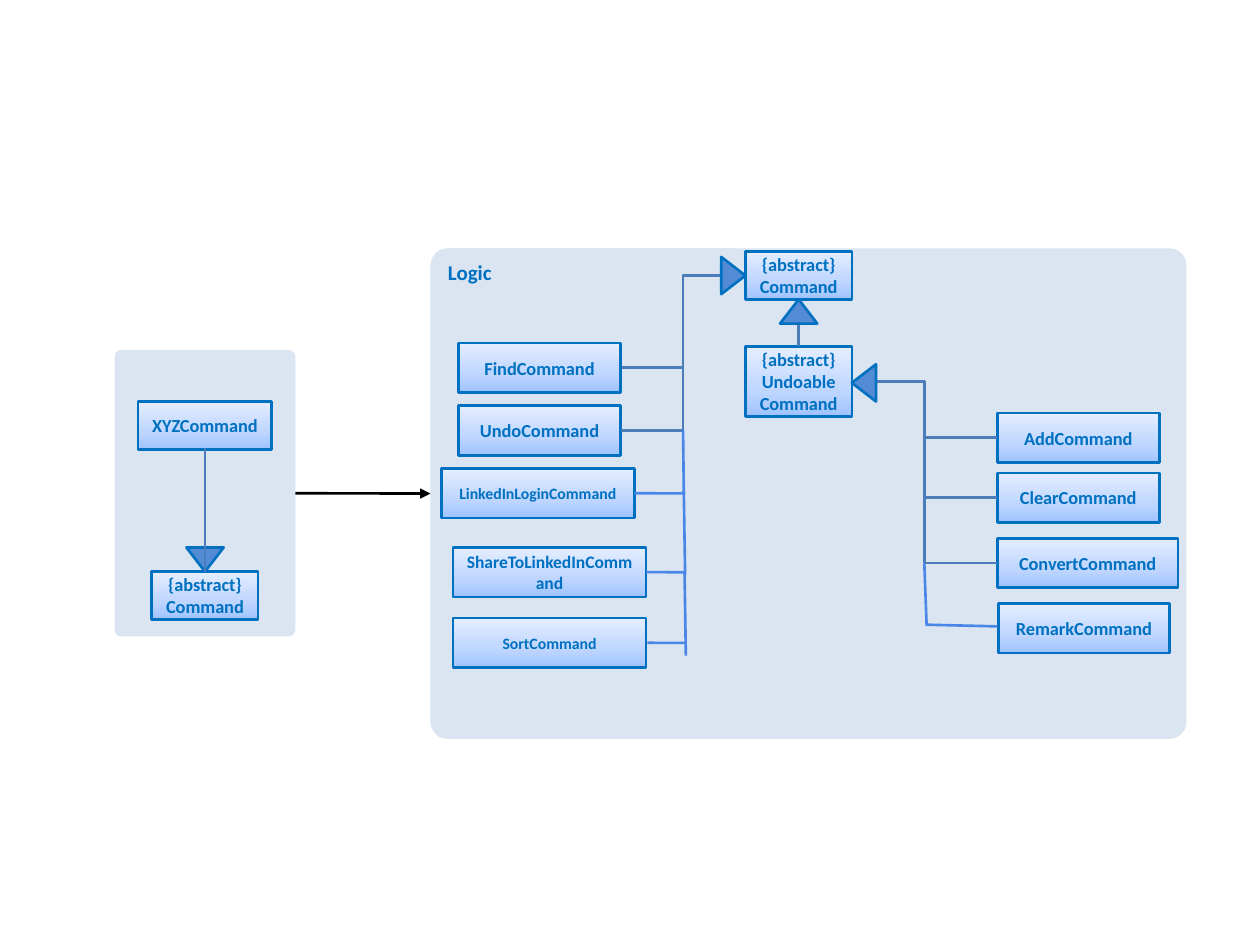
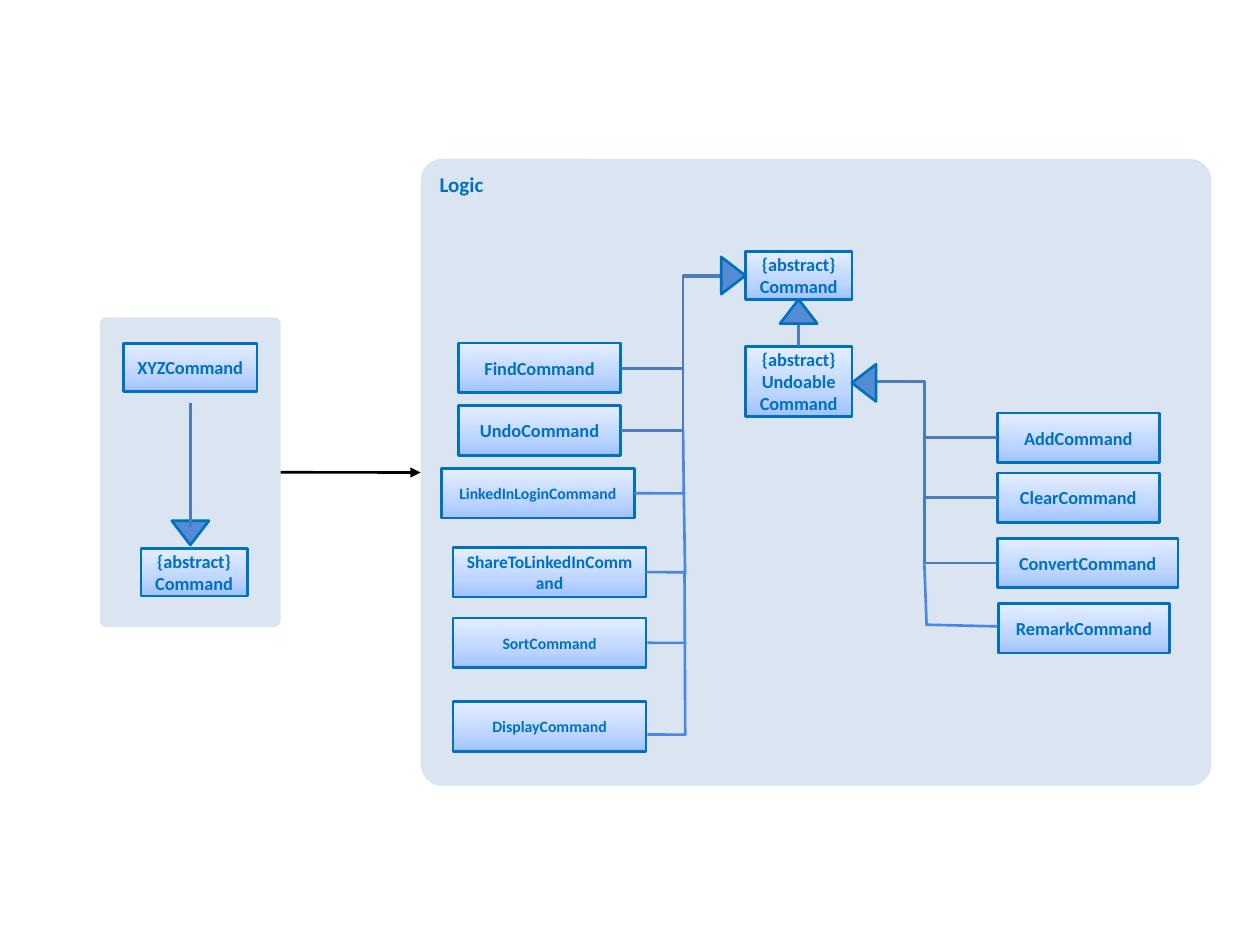
Before and after one commit to zhuleyan/main, a slide deck: slide 1 of docs/diagrams/LogicComponentCommandClassDiagram.pptx. Drawn at 1260x945 pixels with LibreOffice and Linux fonts; fonts in the diff are those of the drawing. Boxes give left, top, right and bottom in pixels: in the first picture for what was removed or moved away, otherwise in the second. Text is boxed around its words. In the diff, an @@ line names an element or a change of style, - is before the commit and + after.

```diff
--- a/docs/diagrams/LogicComponentCommandClassDiagram.pptx
+++ b/docs/diagrams/LogicComponentCommandClassDiagram.pptx
@@ rounded rectangle "Logic": place and size @@
-rounded rectangle "Logic" at (431, 248, 1187, 738)
+rounded rectangle "Logic" at (421, 159, 1212, 786)
@@ rounded rectangle: place and size @@
-rounded rectangle at (115, 350, 295, 636)
+rounded rectangle at (100, 318, 280, 627)
@@ rectangle "XYZCommand": place and size @@
-rectangle "XYZCommand" at (139, 402, 272, 450)
+rectangle "XYZCommand" at (123, 344, 257, 392)
@@ elbow line moved from (205, 572) - (205, 449) to (190, 527) - (190, 403) @@
@@ arrow moved from (431, 494) - (295, 493) to (421, 472) - (281, 472) @@
@@ triangle: place and size @@
-triangle at (186, 547, 224, 571)
+triangle at (171, 520, 209, 544)
@@ rectangle "{abstract} Command": place and size @@
-rectangle "{abstract} Command" at (151, 572, 257, 620)
+rectangle "{abstract} Command" at (141, 548, 247, 596)
@@ line moved from (684, 572) - (685, 655) to (684, 572) - (685, 735) @@
@@ rectangle added at (454, 702, 646, 751), fill gradient #9FC3FF to #BDD5FF to #E4EEFF, outline #0070C0 1.5 pt, 9 pt, text #0070C0, bold @@
+DisplayCommand
@@ line added from (648, 735) to (687, 735), #4A86E8 1.5 pt @@
```
Also in this commit, not shown: 3 other files.
